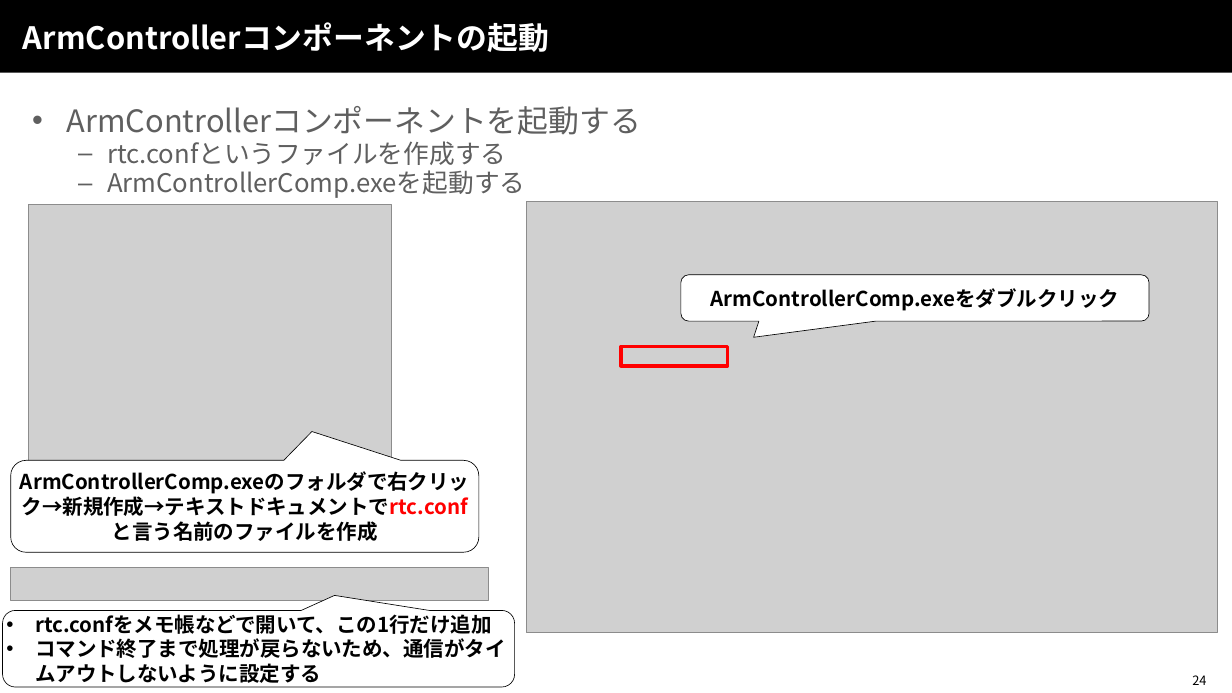
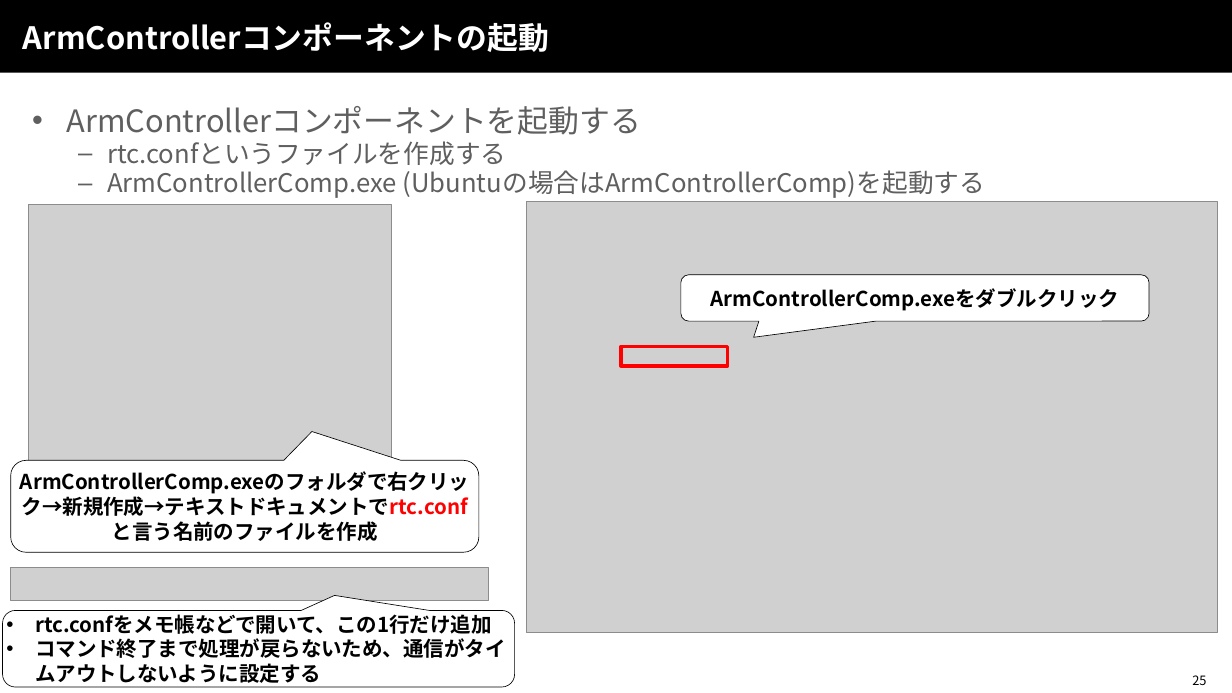
Before and after one commit to OpenRTM/RTM_Tutorial, a slide deck: slide 25 of ppt/サービスポート入門.pptx (slide 24 before the commit). Drawn at 1232x693 pixels with LibreOffice and Linux fonts; fonts in the diff are those of the drawing; grey boxes stand for pictures; background and template pictures are left out. Boxes give left, top, right and bottom in pixels: in the first picture for what was removed or moved away, otherwise in the second. Text is boxed around its words. In the diff, an @@ line names an element or a change of style, - is before the commit and + after.

```diff
--- a/ppt/サービスポート入門.pptx
+++ b/ppt/サービスポート入門.pptx
@@ text at (107,170,985,198): text changed @@
-  – ArmControllerComp.exeを起動する
+  – ArmControllerComp.exe (Ubuntuの場合はArmControllerComp)を起動する
@@ page number at (1192,675,1206,685): text changed @@
-24
+25
```
Also in this commit, not shown: 5 other slides changed, 1 slide added, 6 other files.
